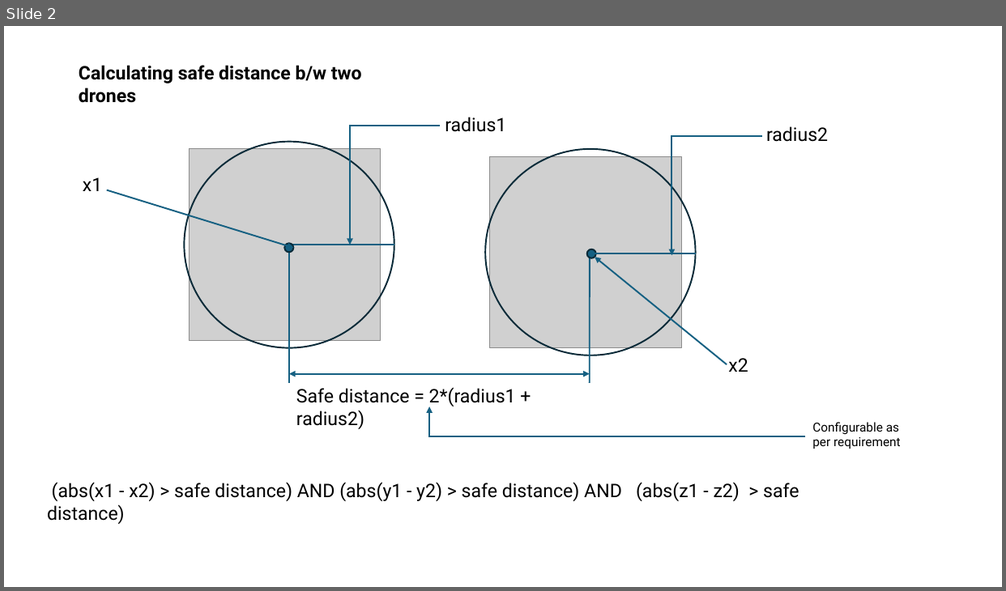
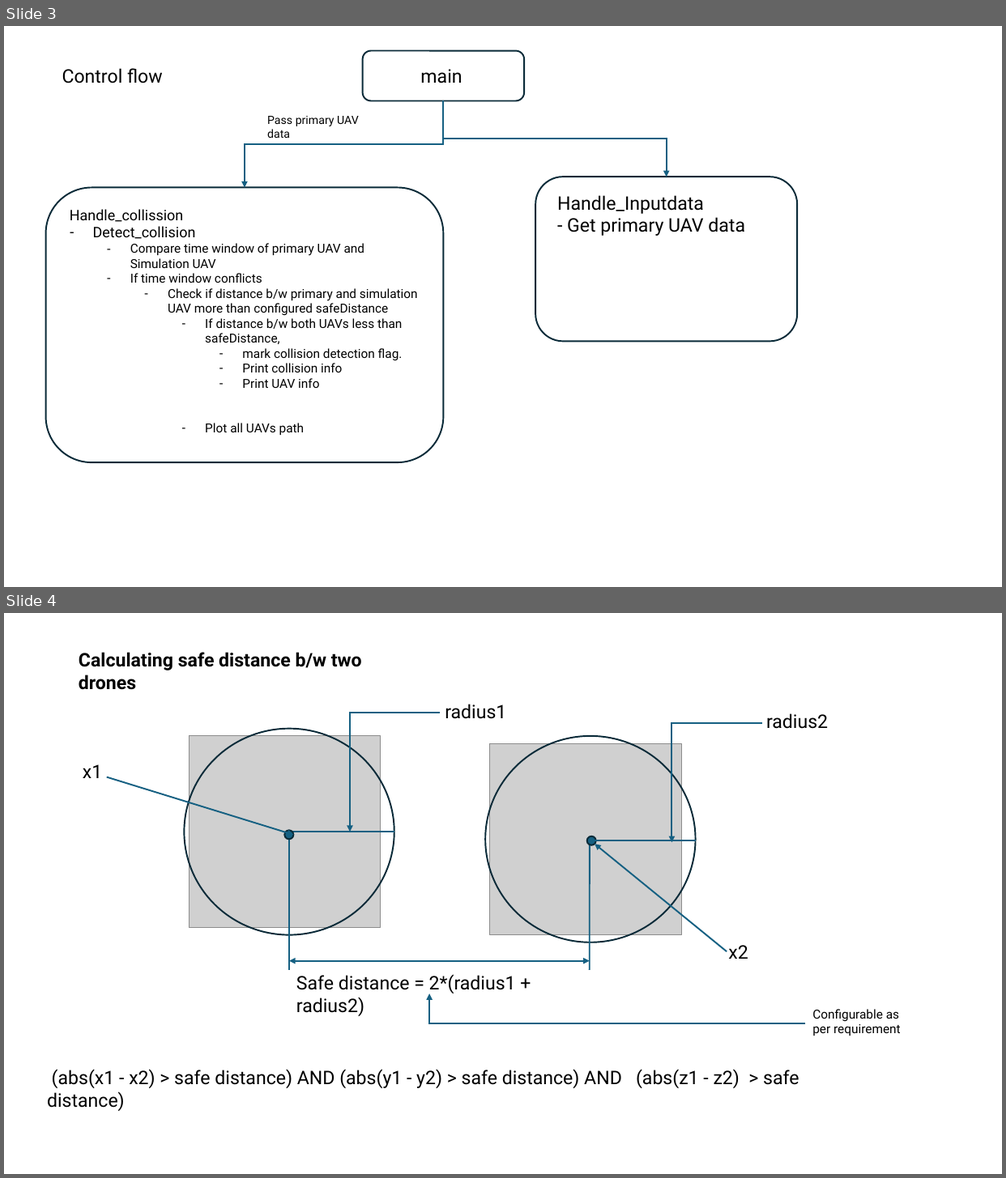
Before and after one commit to khanarbaj/UAV_Deconfliction1, a slide deck: architecture design decision.pptx. Shown one above the other, each under a label of ours: slide 2 before the commit, slides 3 and 4 after it. The pictures are 1006x591 and 1006x1178 pixels, drawn with LibreOffice and Linux fonts; fonts in the diff are those of the drawing; grey boxes stand for pictures. Boxes give left, top, right and bottom in pixels: in the first picture for what was removed or moved away, otherwise in the second. Text is boxed around its words. In the diff, an @@ line names an element or a change of style, - is before the commit and + after.

```diff
--- a/architecture design decision.pptx
+++ b/architecture design decision.pptx
@@ slide 3 added at box(4, 26, 1002, 587), background #FFFFFF @@
@@ text added at box(62, 68, 163, 84), 18 pt, text #000000 @@
+Control flow
@@ rounded rectangle added at box(363, 50, 524, 101), outline #092A39 1.5 pt @@
@@ text added at box(420, 69, 462, 84), 18 pt, text #000000 @@
+main
@@ elbow arrow added from (444, 101) to (245, 188), #156082 1.5 pt @@
@@ text added at box(267, 116, 359, 138), 11 pt, text #000000 @@
+Pass primary UAV data
@@ elbow arrow added from (444, 101) to (667, 177), #156082 1.5 pt @@
@@ rounded rectangle added at box(46, 188, 444, 463), outline #092A39 1.5 pt @@
@@ rounded rectangle added at box(535, 177, 798, 342), outline #092A39 1.5 pt @@
@@ text added at box(557, 195, 745, 236), 18 pt, text #000000 @@
+Handle_Inputdata
+- Get primary UAV data
@@ text added at box(70, 209, 418, 435), 12 pt, text #000000 @@
+Handle_collission
+– Detect_collision
+  – Compare time window of primary UAV and Simulation UAV
+  – If time window conflicts
+    – Check if distance b/w primary and simulation UAV more than configured safeDistance
+      – If distance b/w both UAVs less than safeDistance,
+        – mark collision detection flag.
+        – Print collision info
+        – Print UAV info
+      – Plot all UAVs path
@@ what was slide 2 is now slide 4 @@
```
Also in this commit, not shown: 2 other slides added, 1 slide removed, 3 other files.
